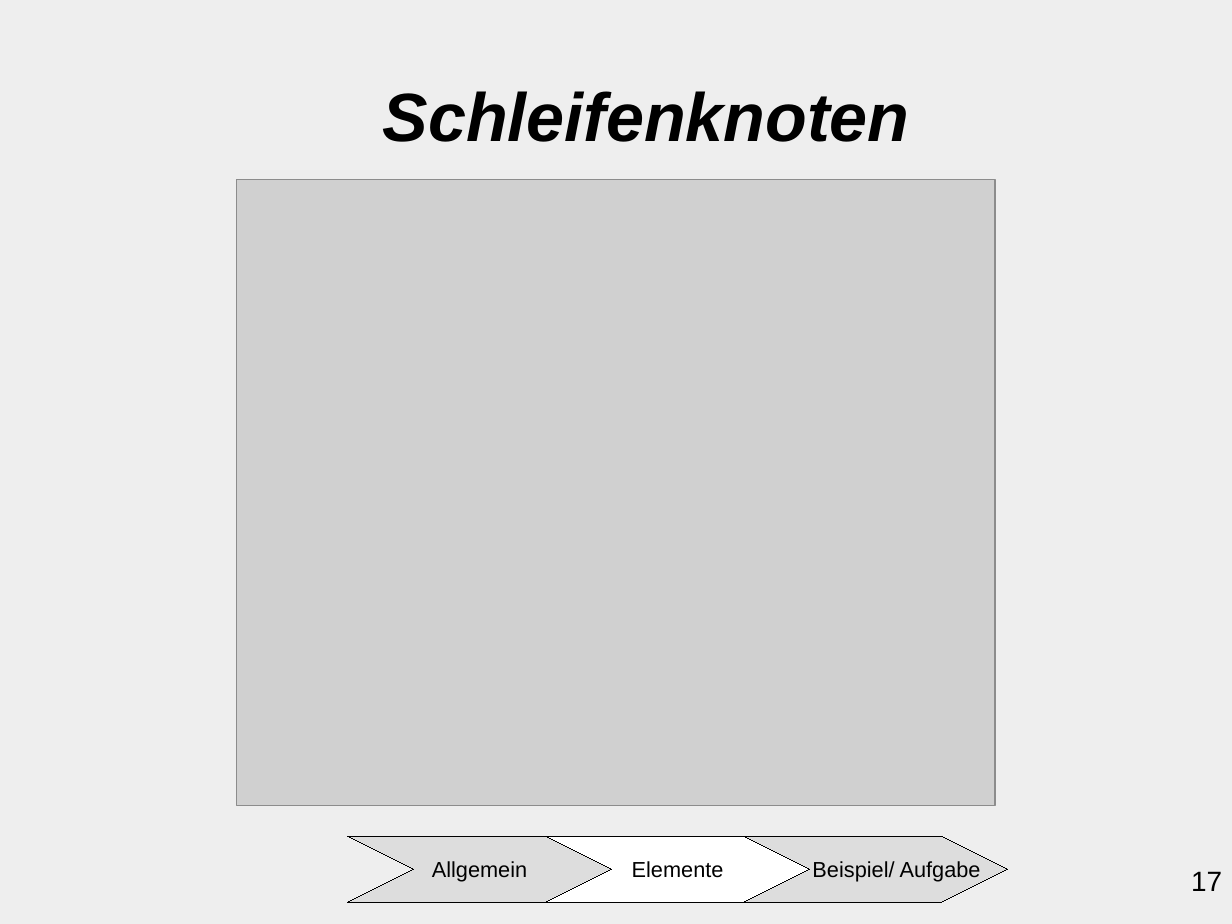
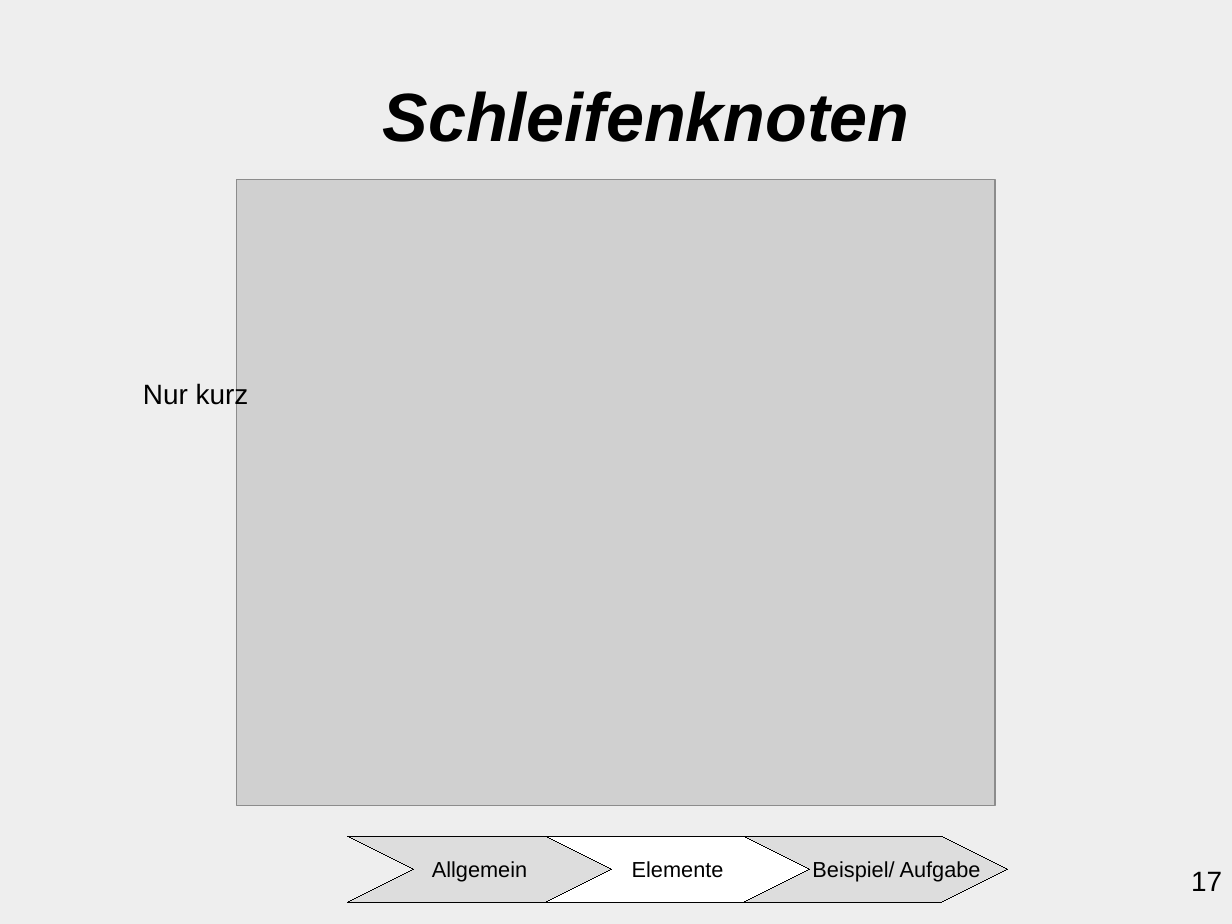
Before and after one commit to ChristianMarzianGithub/VortragAktivitaetsdiagramm, a slide deck: slide 17 of Präsentation Aktivitätsdiagramm/main/AktivitaetsdiagrammCM.odp. Drawn at 1232x924 pixels with LibreOffice and Linux fonts; fonts in the diff are those of the drawing; grey boxes stand for pictures. Boxes give left, top, right and bottom in pixels: in the first picture for what was removed or moved away, otherwise in the second. Text is boxed around its words. In the diff, an @@ line names an element or a change of style, - is before the commit and + after.

```diff
--- a/Präsentation Aktivitätsdiagramm/main/AktivitaetsdiagrammCM.odp
+++ b/Präsentation Aktivitätsdiagramm/main/AktivitaetsdiagrammCM.odp
@@ text added at <box>143,382,249,409</box>, 18 pt, text #000000 @@
+Nur kurz
```
Also in this commit, not shown: 11 other slides changed.
